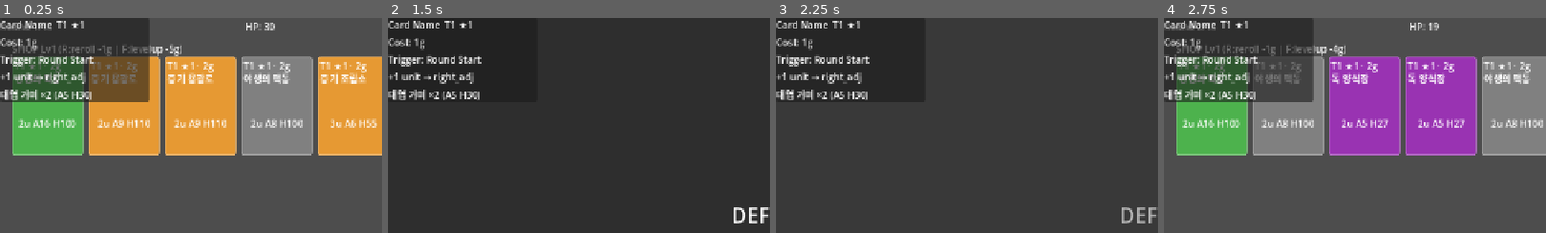
Above: before the commit, frames 1-4 (left to right).
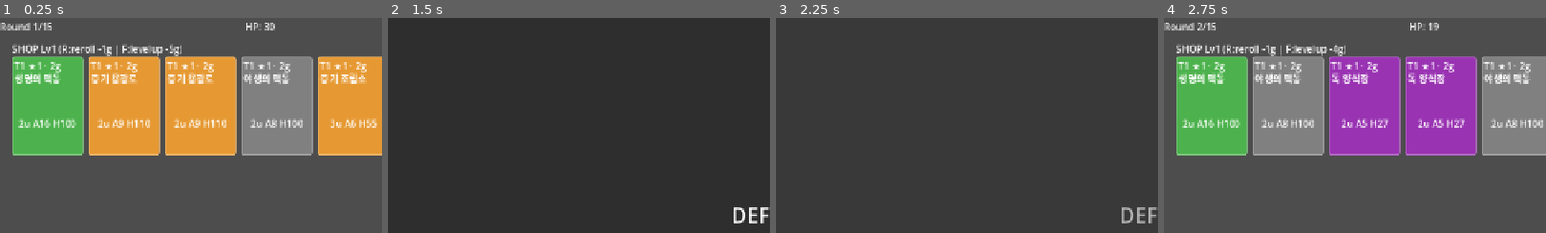
Above: after the commit, the same moments.

Repository: pyb0987/warforge
Game: Godot game, scene res://scenes/main.tscn
Same seed, same stepped clock (60 frames per second), same inputs: the game is played once before the commit and once after it.
Inputs (mouse positions are % of the whole screen's width and height, from its top left):
- Up to frame 1 (0.25 s): no input
- Up to frame 2 (1.5 s): click "BUILD COMPLETE (Space)" at 0.5 s; tap Enter at 1.25 s; move the mouse to (72, 45) at 1.27 s; hold Shift from 1.28 s (still down); click (72, 45) at 1.42 s
- Up to frame 3 (2.25 s): tap Space at 1.52, 2 s; release Shift at 2 s; drag from (30, 55) to (45, 70) at 2.02 s
- Up to frame 4 (2.75 s): no input
The pictures show only the part of the screen within x 0-50%, y 0-50%; the shares and areas given below are measured in that part.

The runs differ from the first frame. In frame 1, 15% of the frame differs, in the area x 0-40%, y 0-40%; in frame 2, 2.2%; in frame 3, 2.1%; in frame 4, 15%.
Error before the commit: Parse Error: Invalid escape in string. (res://scripts/ui/card_tooltip.gd:163)

Commit message:
fix(ui): card_tooltip \x01 escape → char(1) for GDScript 4.6 compat
GDScript 4.6 does not support \x01 hex escape in string literals, causing
card_tooltip.gd parse failure at line 163. Use char(1) to produce the same
placeholder byte without relying on the unsupported escape sequence.

Diff:
--- a/godot/scripts/ui/card_tooltip.gd
+++ b/godot/scripts/ui/card_tooltip.gd
@@ -160,7 +160,8 @@
 func _set_effect_text(raw_text: String) -> void:
 	# Escape square brackets so they aren't parsed as BBCode tags (e.g. [반응])
 	# Must use placeholder to avoid chained-replace corruption
-	var escaped := raw_text.replace("[", "\x01").replace("]", "[rb]").replace("\x01", "[lb]")
+	var placeholder := char(1)
+	var escaped := raw_text.replace("[", placeholder).replace("]", "[rb]").replace(placeholder, "[lb]")
 	var bbcode := escaped
 	for kw in KeywordGlossary.get_all_keywords():
 		bbcode = bbcode.replace(kw, "[url=%s][color=#aaccff]%s[/color][/url]" % [kw, kw])
